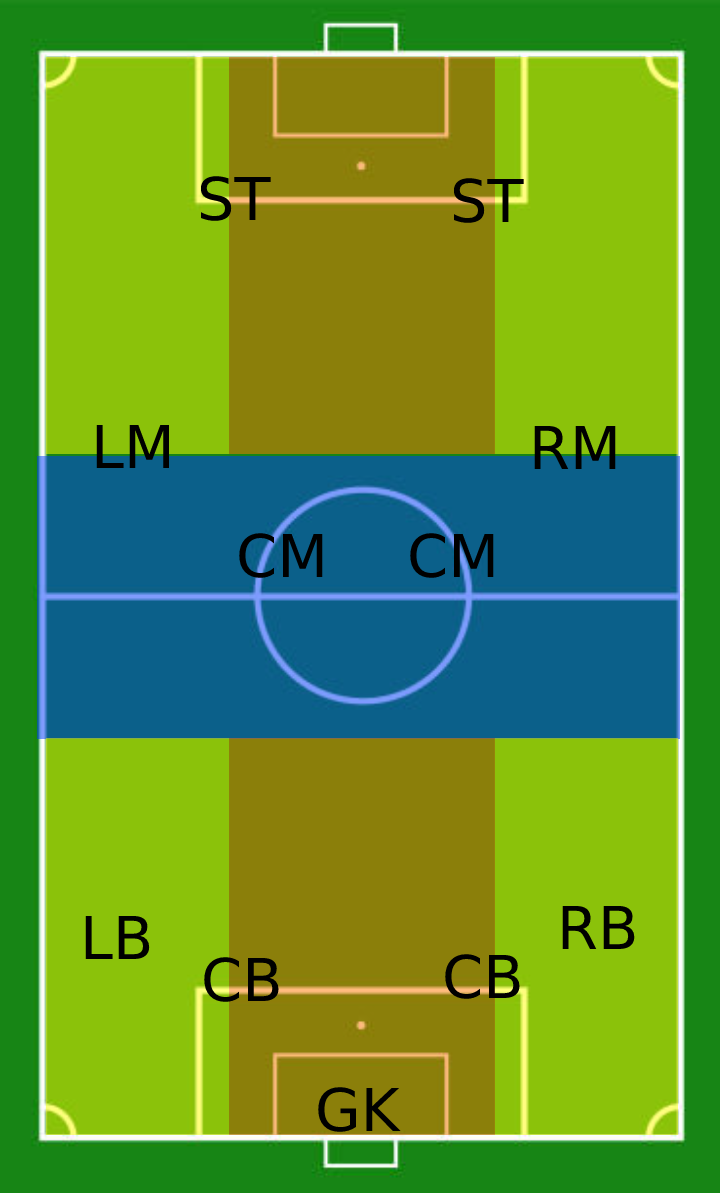
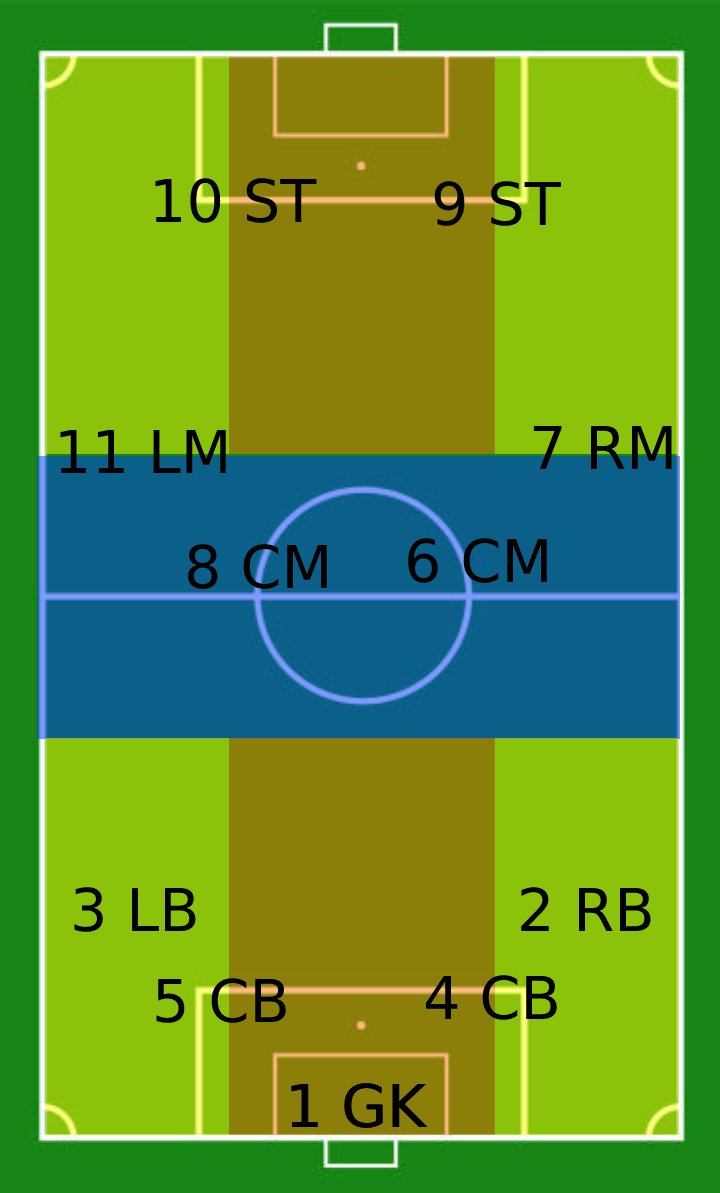
Revision of a layered 720 × 1193 image; what changed, layer by layer:
renamed "CB" to "4 CB", painted on it over [426, 954, 557, 1020]
renamed "CB" to "5 CB", painted on it over [156, 957, 286, 1023]
renamed "RB" to "2 RB", painted on it over [521, 887, 651, 949]
renamed "LB" to "3 LB", painted on it over [74, 887, 196, 959]
renamed "CM" to "6 CM", moved it above "8 CM", painted on it over [408, 533, 547, 583]
renamed "CM" to "8 CM", painted on it over [188, 533, 327, 589]
renamed "RM" to "7 RM", painted on it over [533, 426, 672, 469]
renamed "LM" to "11 LM", painted on it over [60, 425, 226, 473]
added layer "1 GK copy" above "1 GK" over [291, 1083, 427, 1128]
renamed "GK" to "1 GK", painted on it over [292, 1083, 428, 1132]
renamed "ST copy" to "10 ST", painted on it over [155, 176, 317, 223]
renamed "ST" to "9 ST", painted on it over [434, 178, 561, 226]
